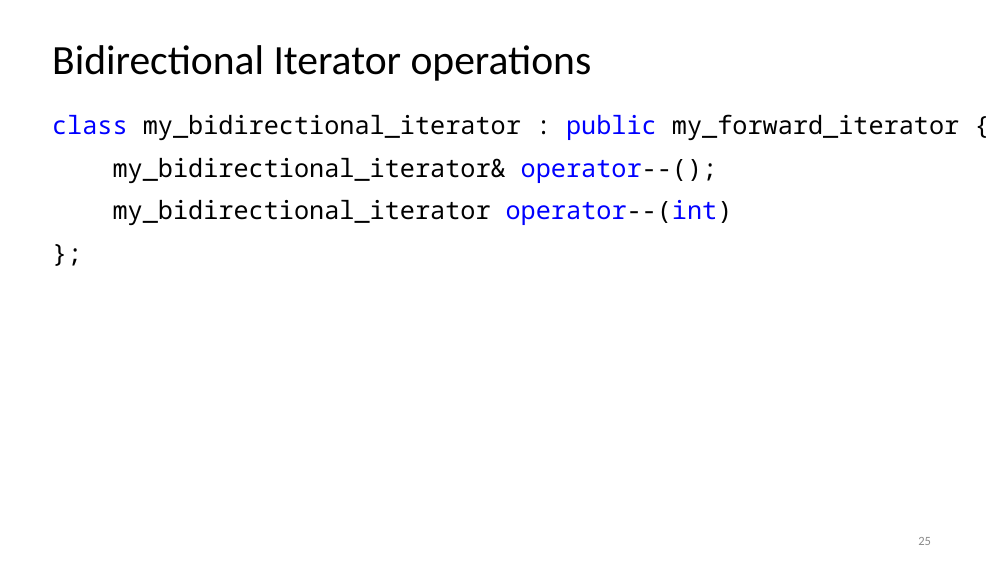
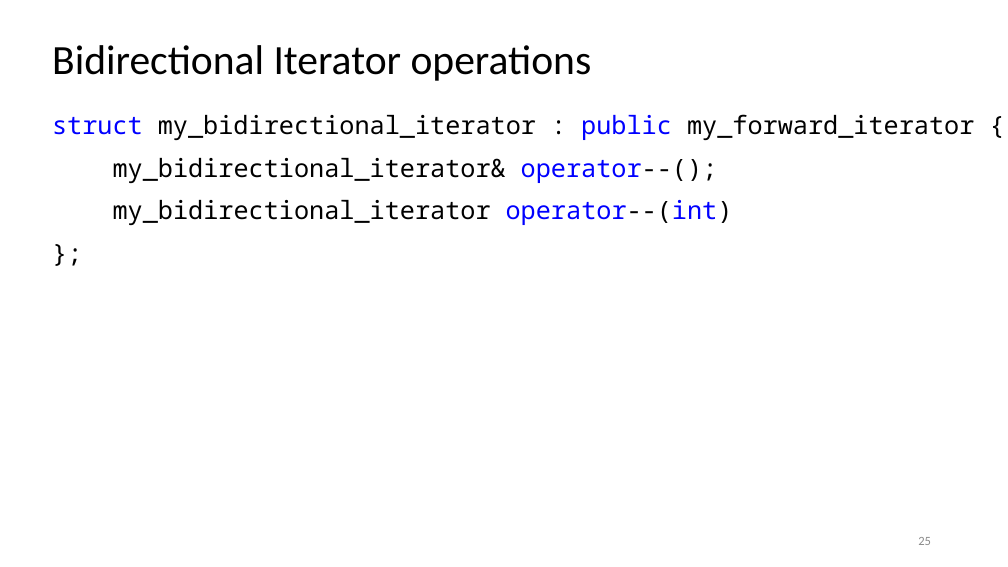
Before and after one commit to rarutyun/cpp-courses, a slide deck: slide 25 of 08_iterators/08_iterators.pptx. Drawn at 1008x567 pixels with LibreOffice and Linux fonts; fonts in the diff are those of the drawing. Boxes give left, top, right and bottom in pixels: in the first picture for what was removed or moved away, otherwise in the second. Text is boxed around its words. In the diff, an @@ line names an element or a change of style, - is before the commit and + after.

```diff
--- a/08_iterators/08_iterators.pptx
+++ b/08_iterators/08_iterators.pptx
@@ text at [52, 114, 974, 140]: text changed @@
-class my_bidirectional_iterator : public my_forward_iterator {
+struct my_bidirectional_iterator : public my_forward_iterator {
```
Also in this commit, not shown: 15 other slides changed.
